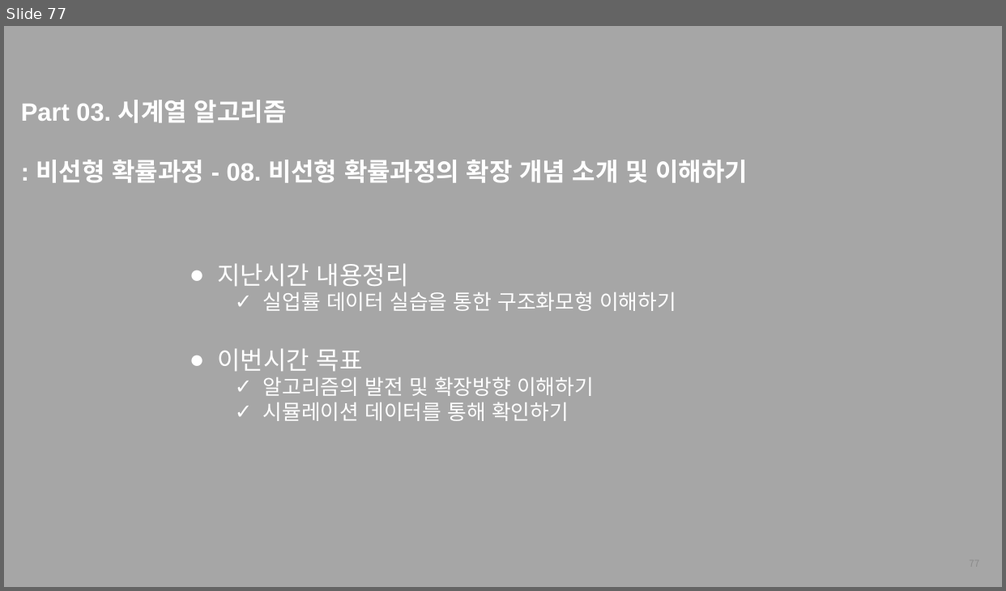
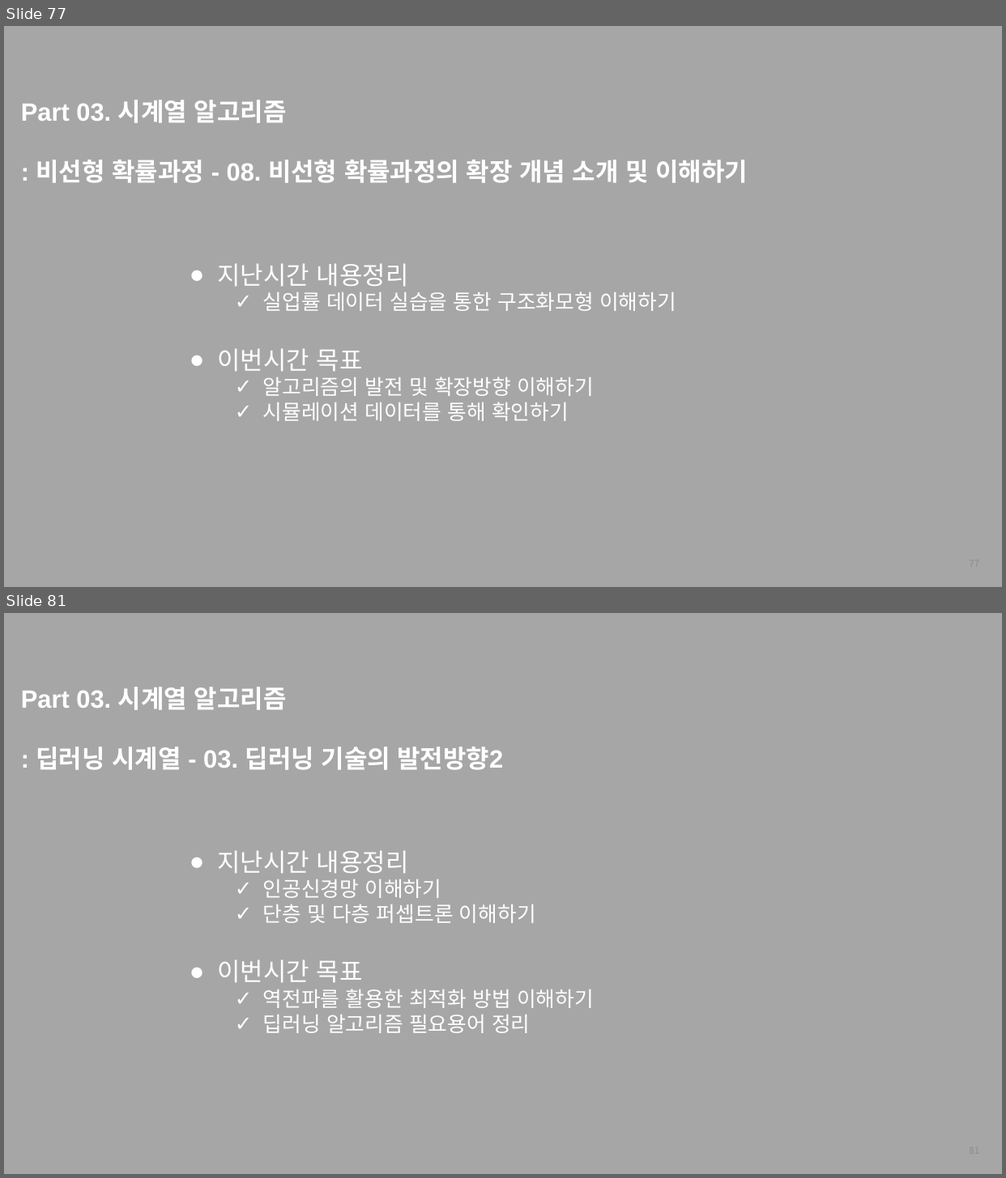
Before and after one commit to thekimk/All-About-Time-Series-Analysis, a slide deck: [FastCampus] 커리큘럼_김경원박사.pptx. Shown one above the other, each under a label of ours: slide 77 before the commit, slides 77 and 81 after it; the slides between them are not shown. The pictures are 1006x591 and 1006x1178 pixels, drawn with LibreOffice and Linux fonts; fonts in the diff are those of the drawing; background and template pictures are left out. Boxes give left, top, right and bottom in pixels: in the first picture for what was removed or moved away, otherwise in the second. Text is boxed around its words. In the diff, an @@ line names an element or a change of style, - is before the commit and + after.

```diff
--- a/[FastCampus] 커리큘럼_김경원박사.pptx
+++ b/[FastCampus] 커리큘럼_김경원박사.pptx
@@ slide 81 added at [4,613,1002,1174], background #A6A6A6 @@
@@ text added at [21,687,504,770], 24 pt, text #FFFFFF, bold @@
+Part 03. 시계열 알고리즘
+: 딥러닝 시계열 - 03. 딥러닝 기술의 발전방향2
@@ text added at [218,850,594,1033], 20 pt, text #FFFFFF @@
+● 지난시간 내용정리
+  ✓ 인공신경망 이해하기
+  ✓ 단층 및 다층 퍼셉트론 이해하기
+● 이번시간 목표
+  ✓ 역전파를 활용한 최적화 방법 이해하기
+  ✓ 딥러닝 알고리즘 필요용어 정리
@@ page number added at [756,1136,988,1166], 9 pt, text #8C8C8C @@
+81
```
Also in this commit, not shown: 12 other slides added, 2 other files.
